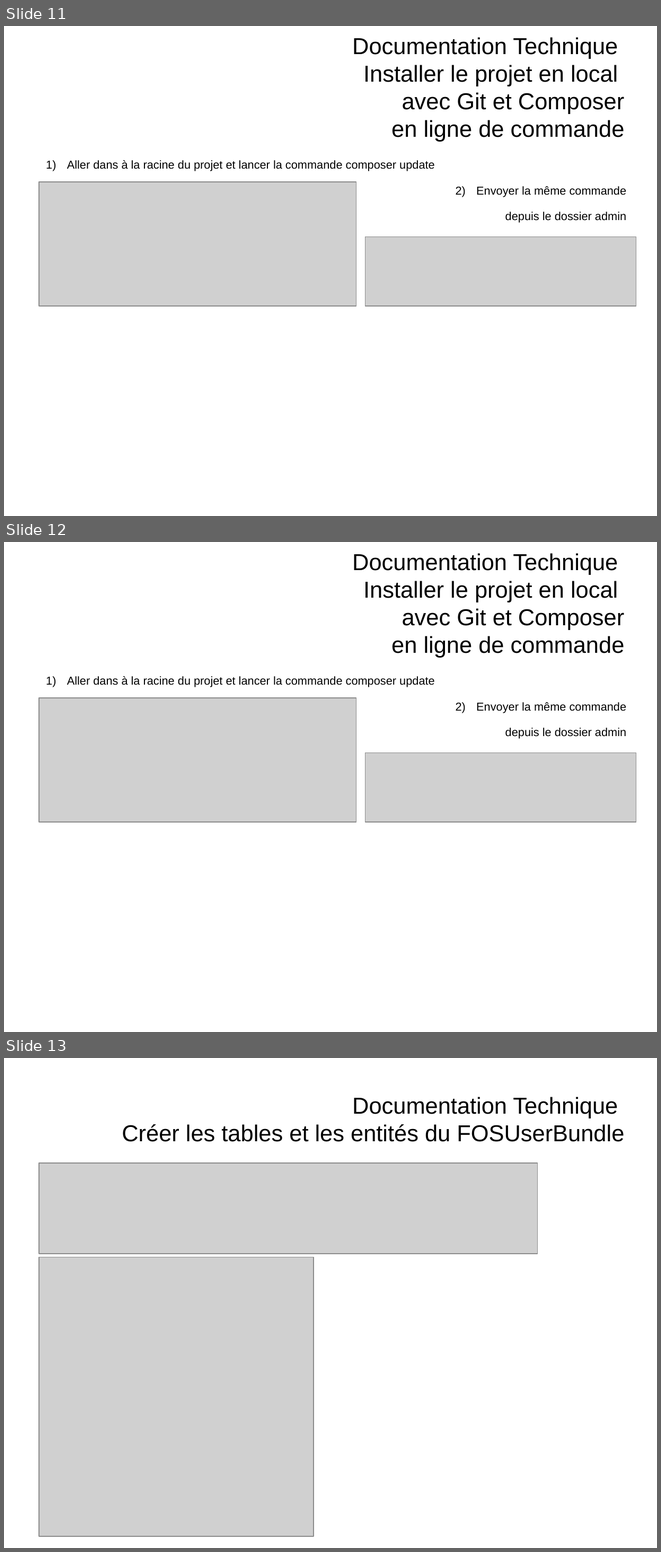
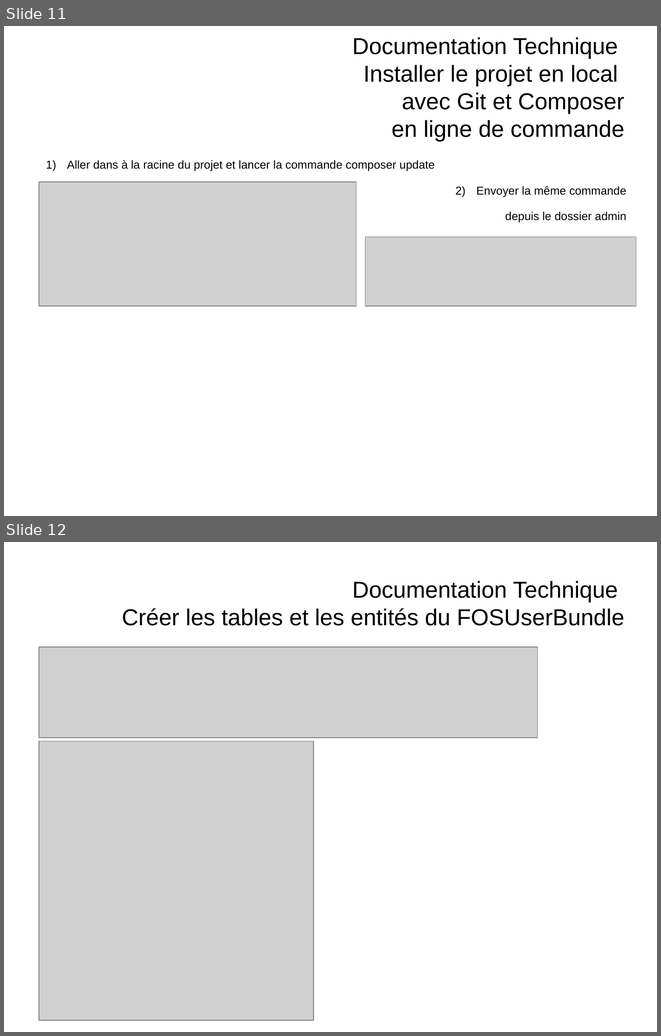
Before and after one commit to PlanesZwalker/FreelancerSIO, a slide deck: web/doc/DocumentationTechniquePPE.odp. Shown one above the other, each under a label of ours: slides 11, 12 and 13 before the commit, slides 11 and 12 after it. The pictures are 661x1552 and 661x1036 pixels, drawn with LibreOffice and Linux fonts; fonts in the diff are those of the drawing; grey boxes stand for pictures. Boxes give left, top, right and bottom in pixels: in the first picture for what was removed or moved away, otherwise in the second. Text is boxed around its words. In the diff, an @@ line names an element or a change of style, - is before the commit and + after.

Commit message:
Documentation

```diff
--- a/web/doc/DocumentationTechniquePPE.odp
+++ b/web/doc/DocumentationTechniquePPE.odp
@@ slide 12 removed at <box>4,542,657,1032</box>, background #FFFFFF @@
@@ title removed at <box>352,553,625,658</box> @@
-Documentation Technique
-Installer le projet en local
-avec Git et Composer
-en ligne de commande
@@ text removed at <box>67,676,627,738</box> @@
-1) Aller dans à la racine du projet et lancer la commande composer update
-2) Envoyer la même commande
-depuis le dossier admin
@@ picture removed at <box>39,698,356,822</box> @@
@@ picture removed at <box>365,753,636,822</box> @@
@@ what was slide 13 is now slide 12 @@
```
Also in this commit, not shown: 2 slides changed, 6 slides added, 2 other slides removed, 20 other files.
